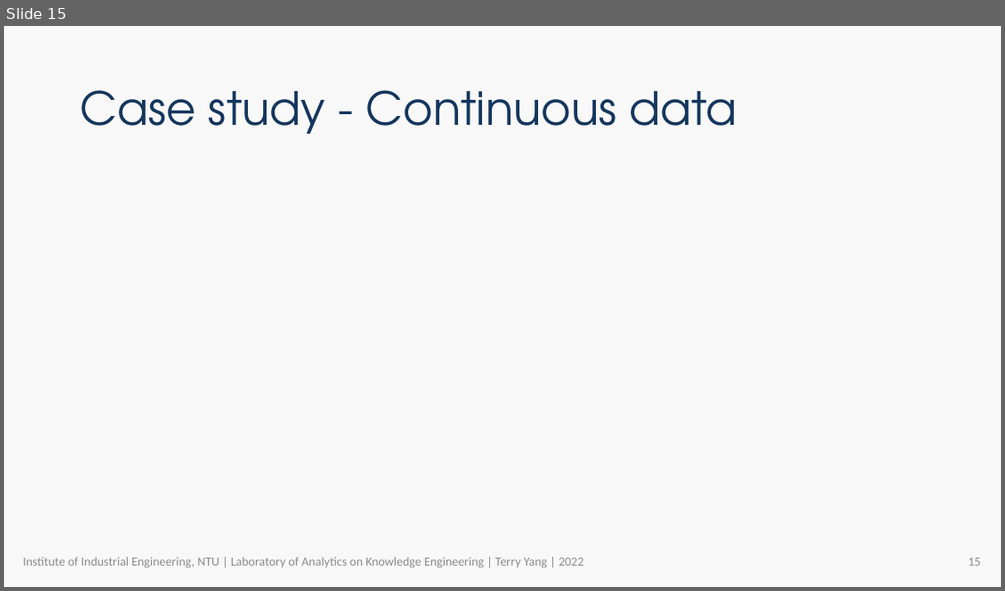
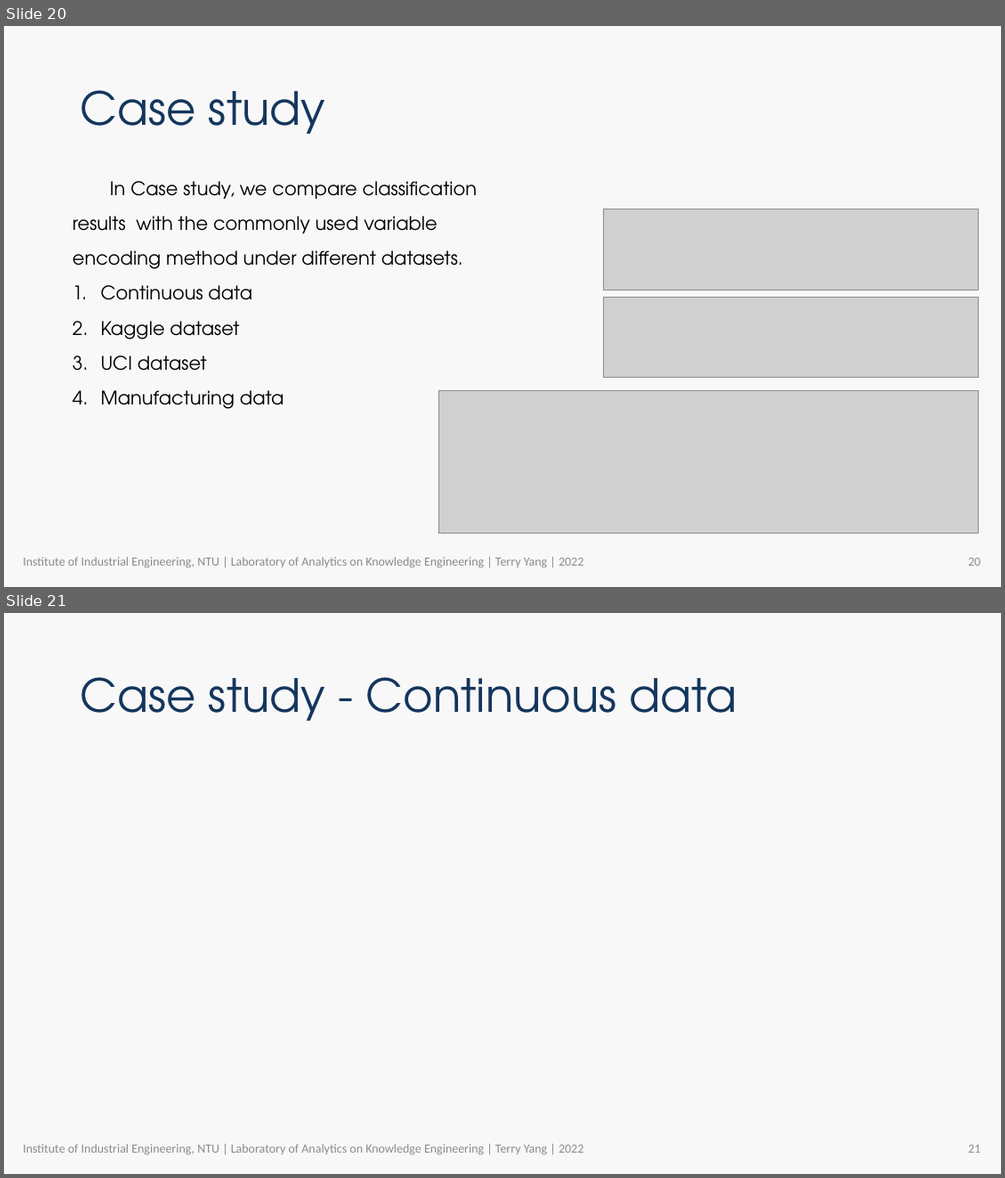
Before and after one commit to R64825/NTUIIE-Research, a slide deck: ppt/APIEMS TerryYang.pptx. Shown one above the other, each under a label of ours: slide 15 before the commit, slides 20 and 21 after it. The pictures are 1005x591 and 1005x1178 pixels, drawn with LibreOffice and Linux fonts; fonts in the diff are those of the drawing; grey boxes stand for pictures; background and template pictures are left out. Boxes give left, top, right and bottom in pixels: in the first picture for what was removed or moved away, otherwise in the second. Text is boxed around its words. In the diff, an @@ line names an element or a change of style, - is before the commit and + after.

```diff
--- a/ppt/APIEMS TerryYang.pptx
+++ b/ppt/APIEMS TerryYang.pptx
@@ slide 20 added at box(4, 26, 1001, 587), background #F8F8F8; not listed: 1 template element that a slide beside it also shows @@
@@ title added at box(80, 90, 326, 134), 44 pt, text #14365D @@
+Case study
@@ text added at box(73, 181, 477, 409), 18 pt, text #000000 @@
+In Case study, we compare classification results with the commonly used variable encoding method under different datasets.
+1. Continuous data
+2. Kaggle dataset
+3. UCI dataset
+4. Manufacturing data
@@ picture added at box(603, 208, 978, 290) @@
@@ picture added at box(603, 297, 978, 378) @@
@@ picture added at box(439, 391, 979, 533) @@
@@ text added at box(23, 556, 583, 568), 12 pt, text #8C8C8C @@
+Institute of Industrial Engineering, NTU | Laboratory of Analytics on Knowledge Engineering | Terry Yang | 2022
@@ what was slide 15 is now slide 21 @@
@@ page number at box(968, 1144, 980, 1152): text changed @@
-15
+21
```
Also in this commit, not shown: 13 slides changed, 5 other slides added, 5 other files.
